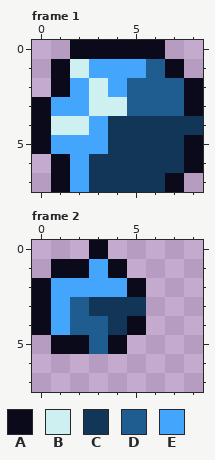
One commit to this pixel-art file: Assets/Textures/Backgrounds/ScrollingObjects/Ice/ice_chip_2.aseprite. That is the earlier state.
9x8 pixels, 2 frames. Shown: frame 1, frame 2.
Palette (. is transparent): A #0a0a1a  B #cef0f1  C #123658  D #1f5c8f  E #43a6fc
Pixels before, frame 1, first column x 0:
0 ..AAAAA..
1 .ABEEEDA.
2 .AEBEDDDA
3 AEEBBDDDA
4 ABBECCCCC
5 AEEECCCCA
6 .AECCCCCA
7 .AECCCCA.
Pixels before, frame 2, first column x 0:
0 ...A..
1 .AAEA.
2 AEEEEA
3 AEDCCC
4 AEDDCA
5 .AADA.
Once edited:
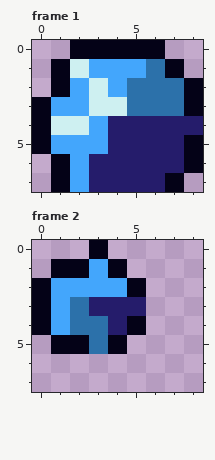
Changes in this commit:
Colour A changes from #0a0a1a to #040217.
Colour C changes from #123658 to #251c6b.
Colour D changes from #1f5c8f to #2c71aa.
Pixel boxes of the changes (left, top, right, bottom) in both pictures:
changed: (32, 40, 203, 192)
changed: (32, 240, 146, 354)
